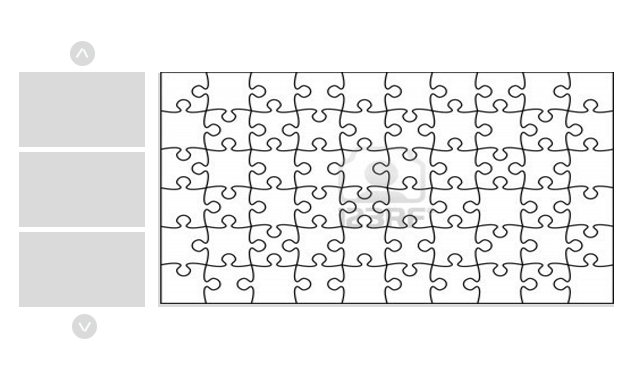
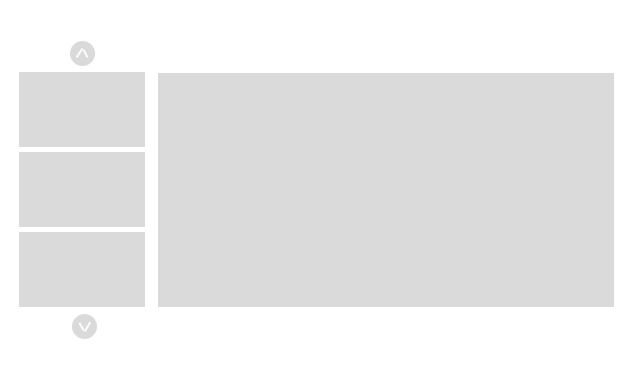
Before/after of a 640 × 388 layered artwork. What changed in the layer stack:
hid "Layer 3" over [160, 72, 614, 304]
